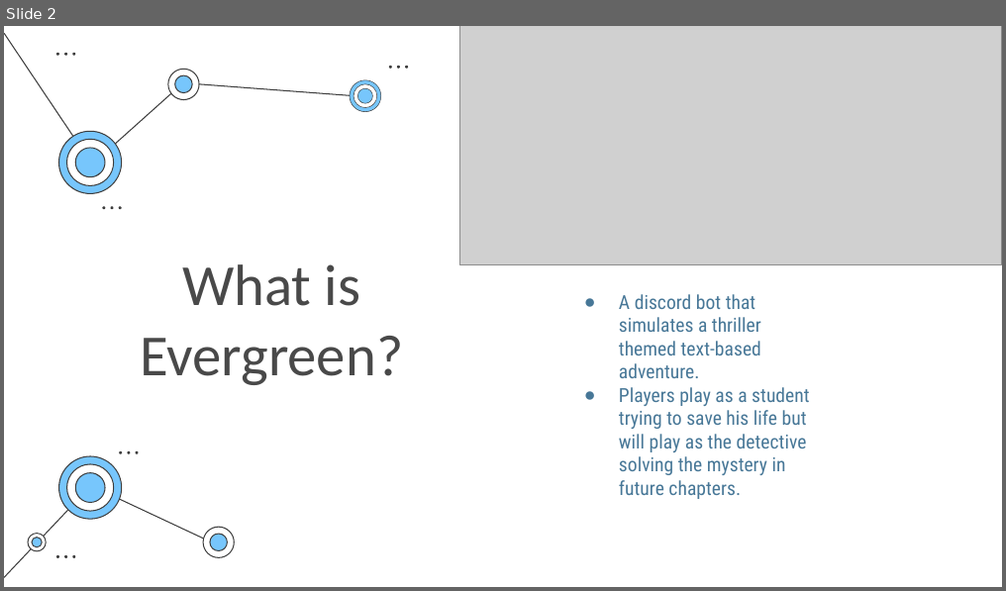
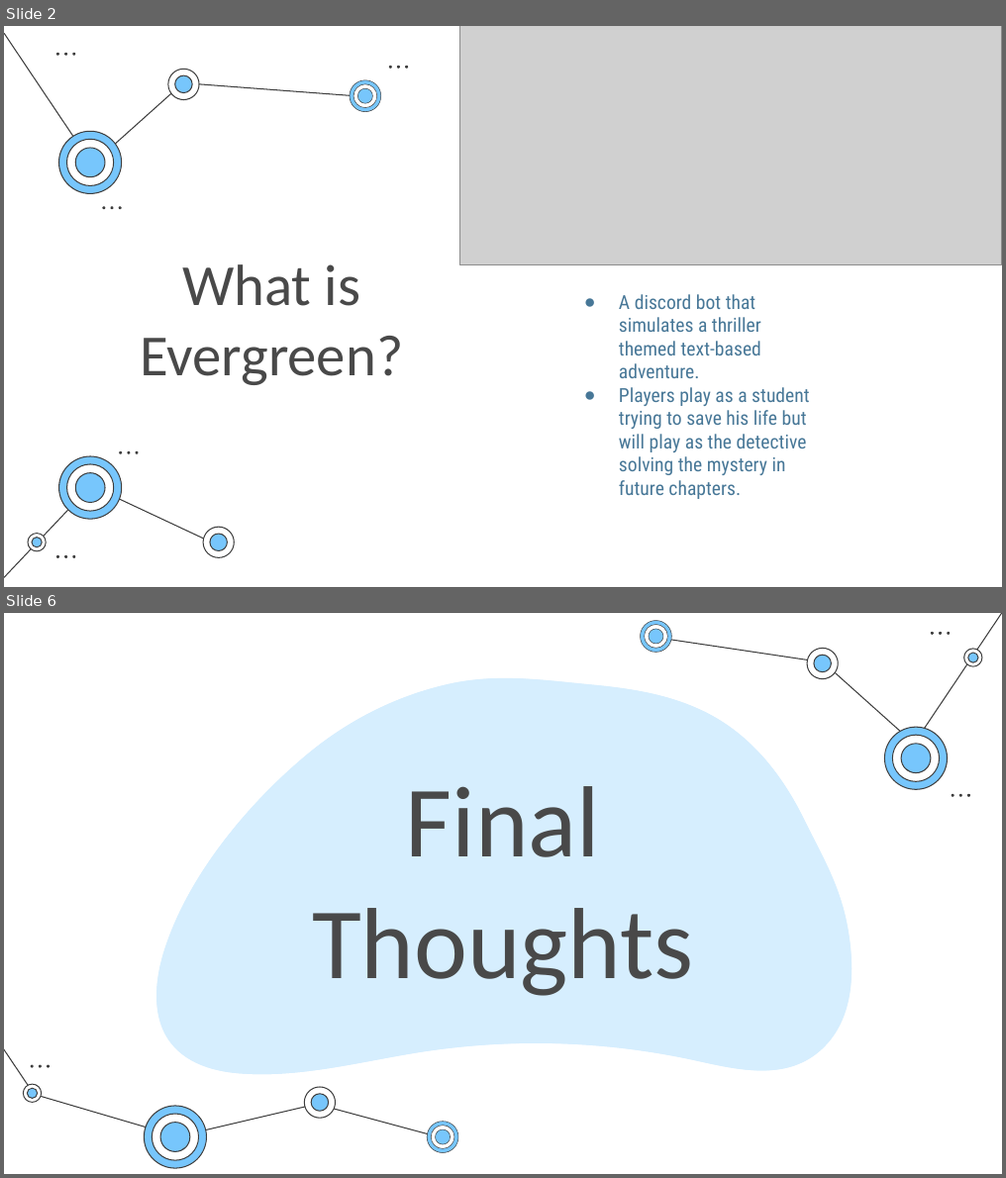
Before and after one commit to ksu-is/evergreen, a slide deck: The Evergreen Project - Cheyne Jackson.pptx. Shown one above the other, each under a label of ours: slide 2 before the commit, slides 2 and 6 after it; the slides between them are not shown. The pictures are 1006x591 and 1006x1178 pixels, drawn with LibreOffice and Linux fonts; fonts in the diff are those of the drawing; grey boxes stand for pictures. Boxes give left, top, right and bottom in pixels: in the first picture for what was removed or moved away, otherwise in the second. Text is boxed around its words. In the diff, an @@ line names an element or a change of style, - is before the commit and + after.

```diff
--- a/The Evergreen Project - Cheyne Jackson.pptx
+++ b/The Evergreen Project - Cheyne Jackson.pptx
@@ slide 6 added at [4,613,1002,1174], background #FFFFFF @@
@@ freeform shape added at [152,678,856,1074], fill #D6EEFE @@
@@ freeform shape added at [156,679,851,1075], fill #D6EEFE @@
@@ title added at [312,786,694,996], 73 pt, text #494949 @@
+Final Thoughts
@@ group added at [4,613,1002,1169]: 40 freeform shapes, 9 ellipses, 7 lines @@
```
Also in this commit, not shown: 3 other slides added.
